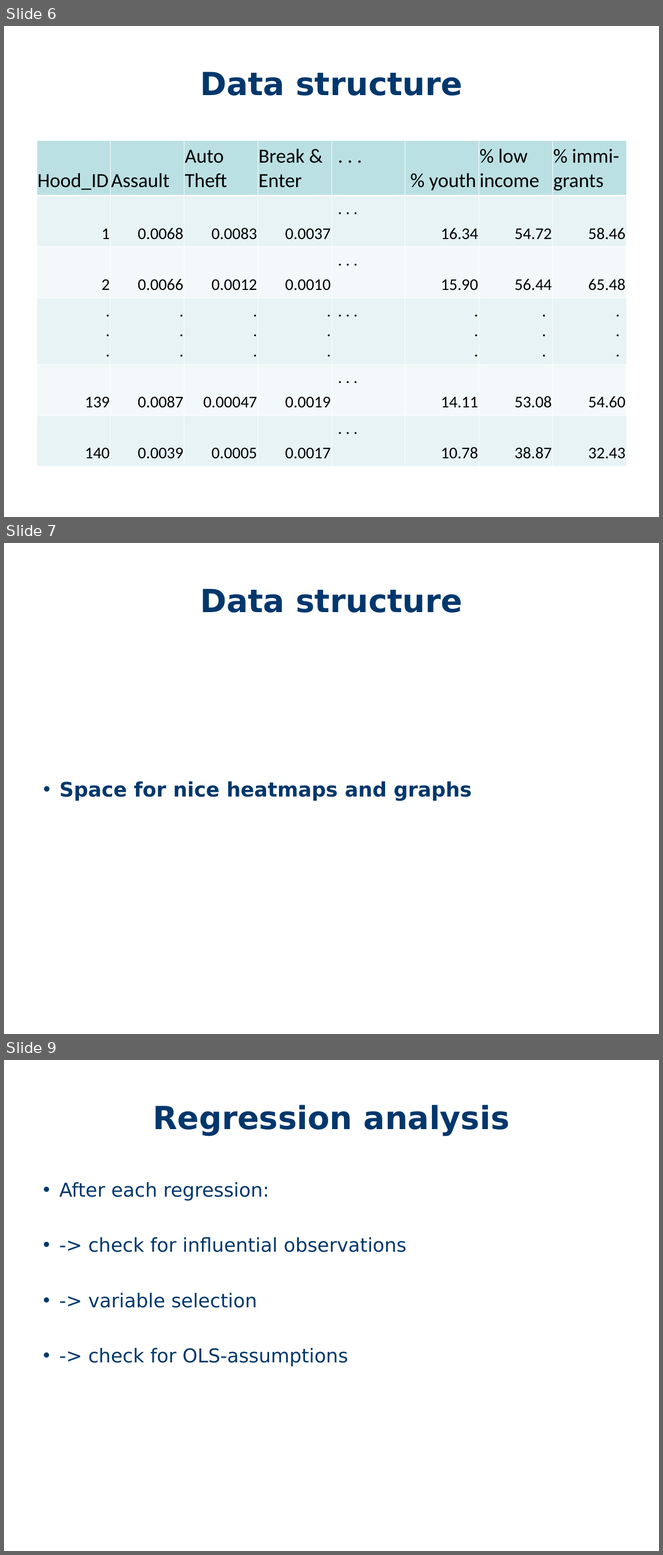
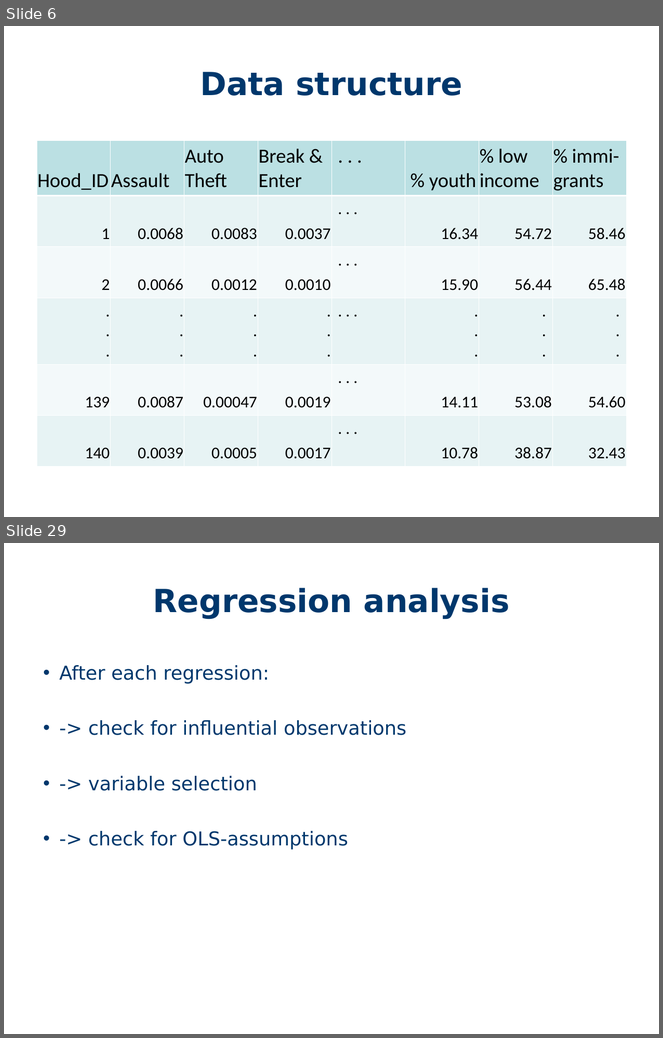
Before and after one commit to PetraBurdejova/spl2018take2, a slide deck: SPL.ppt. Shown one above the other, each under a label of ours: slides 6, 7 and 9 before the commit, slides 6 and 29 after it; the slides between them are not shown. The pictures are 663x1555 and 663x1038 pixels, drawn with LibreOffice and Linux fonts; fonts in the diff are those of the drawing; background and template pictures are left out. Boxes give left, top, right and bottom in pixels: in the first picture for what was removed or moved away, otherwise in the second. Text is boxed around its words. In the diff, an @@ line names an element or a change of style, - is before the commit and + after.

```diff
--- a/SPL.ppt
+++ b/SPL.ppt
@@ slide 7 removed at <box>4,543,659,1034</box>, background #FFFFFF @@
@@ title removed at <box>200,589,463,613</box> @@
-Data structure
@@ text removed at <box>60,781,472,801</box> @@
-• Space for nice heatmaps and graphs
@@ what was slide 9 is now slide 29 @@
```
Also in this commit, not shown: 1 slide changed, 21 slides added, 2 other slides removed.
